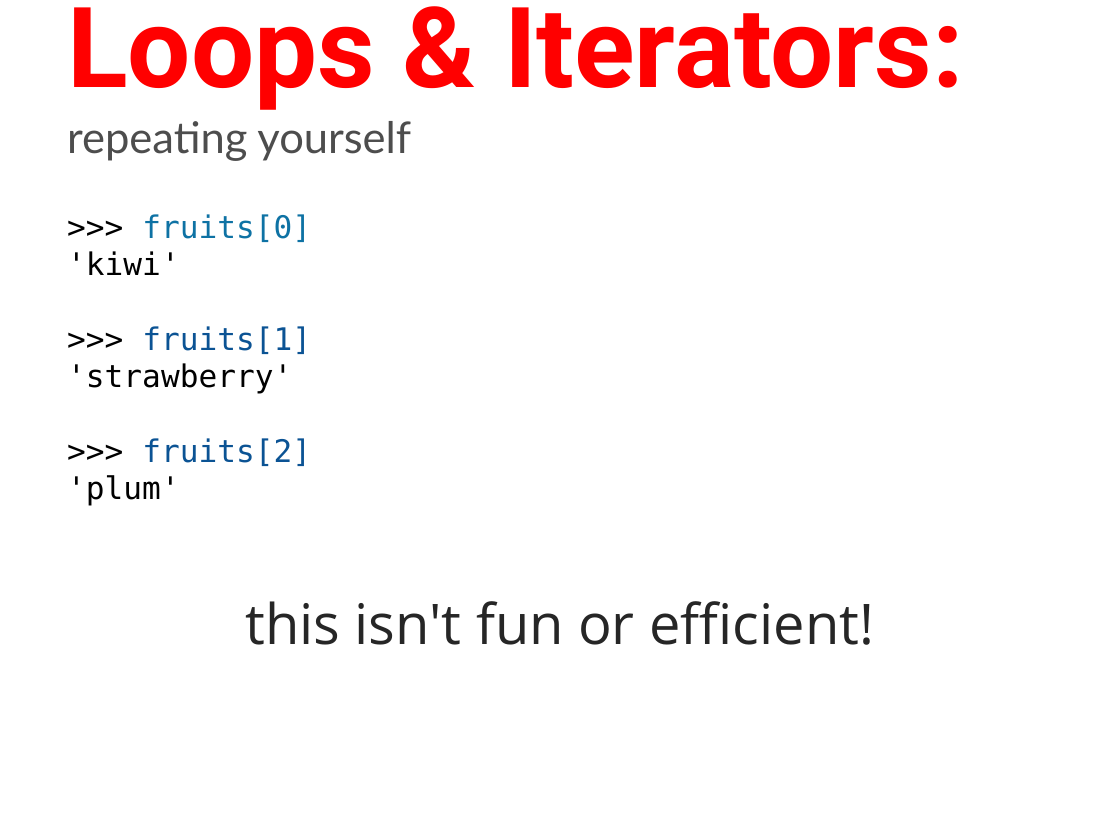
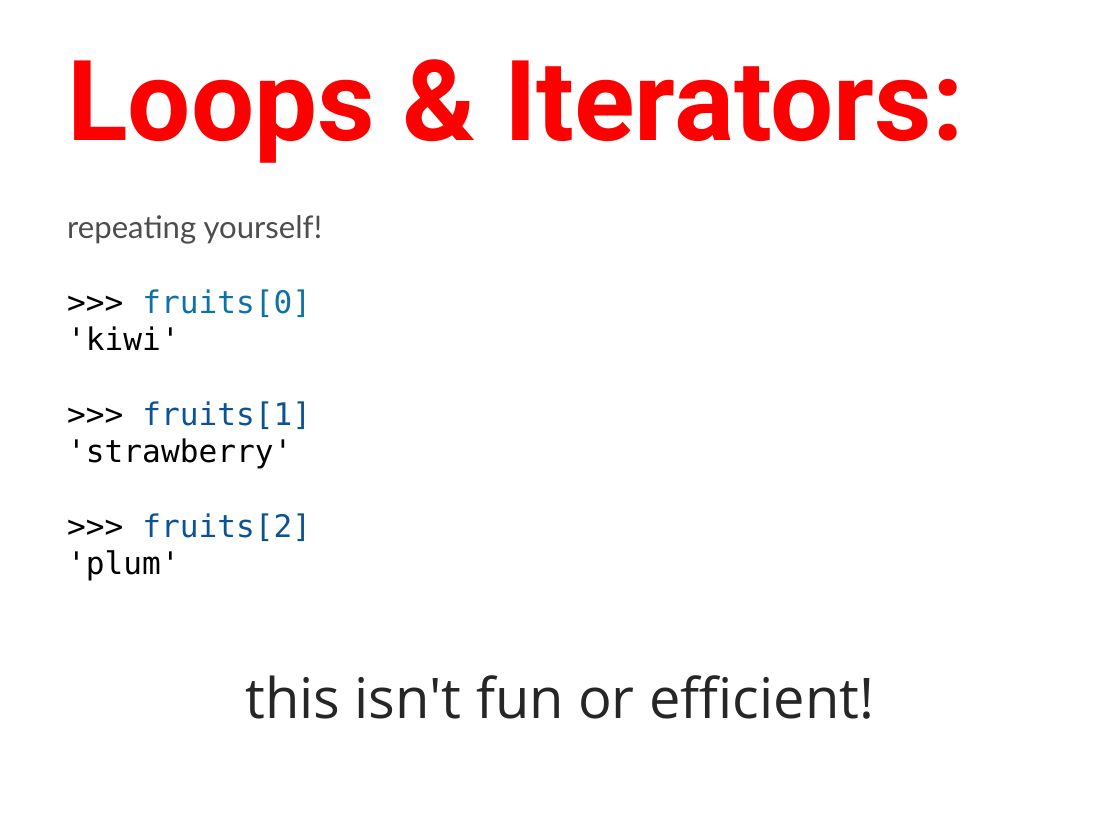
Before and after one commit to humanitiesprogramming/slides, a slide deck: slide 4 of 2018/python/Python Programming Concepts II.pptx. Drawn at 1120x840 pixels with LibreOffice and Linux fonts; fonts in the diff are those of the drawing. Boxes give left, top, right and bottom in pixels: in the first picture for what was removed or moved away, otherwise in the second. Text is boxed around its words. In the diff, an @@ line names an element or a change of style, - is before the commit and + after.

```diff
--- a/2018/python/Python Programming Concepts II.pptx
+++ b/2018/python/Python Programming Concepts II.pptx
@@ title at box(67, 60, 964, 163): text changed; size 28 to 72 pt; font Lato to Roboto; text colour #4D4D4D to #FF0000; bold on @@
-Loops & Iterators: repeating yourself
+Loops & Iterators:
@@ text at box(67, 215, 323, 244): paragraph added @@
+repeating yourself!
```
Also in this commit, not shown: 3 other slides changed, 2 slides added, 4 slides removed, 1 other file.
